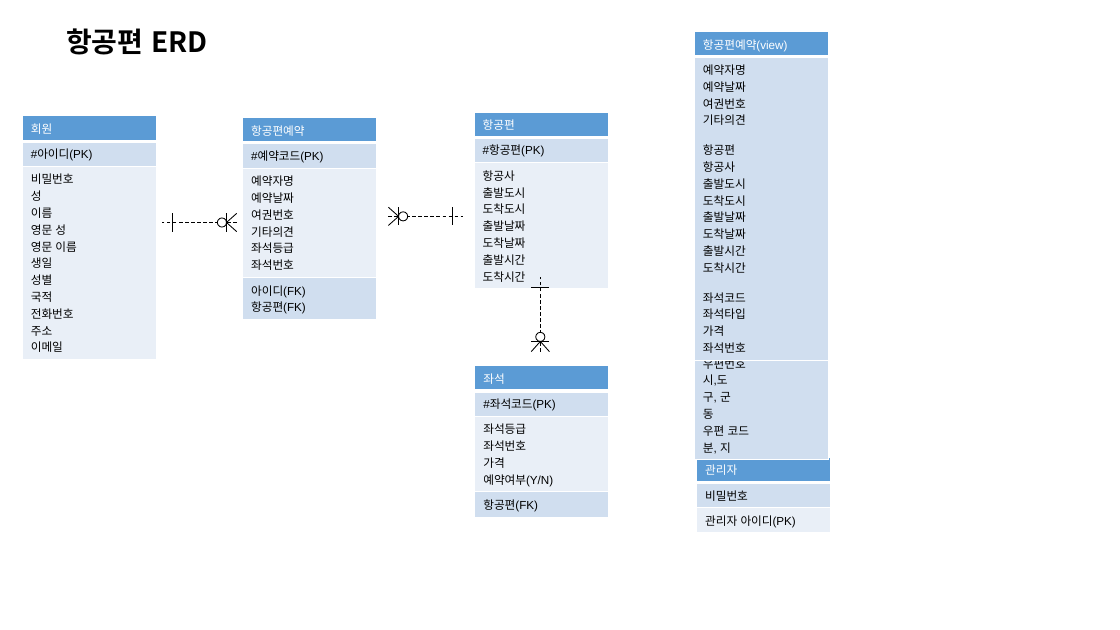
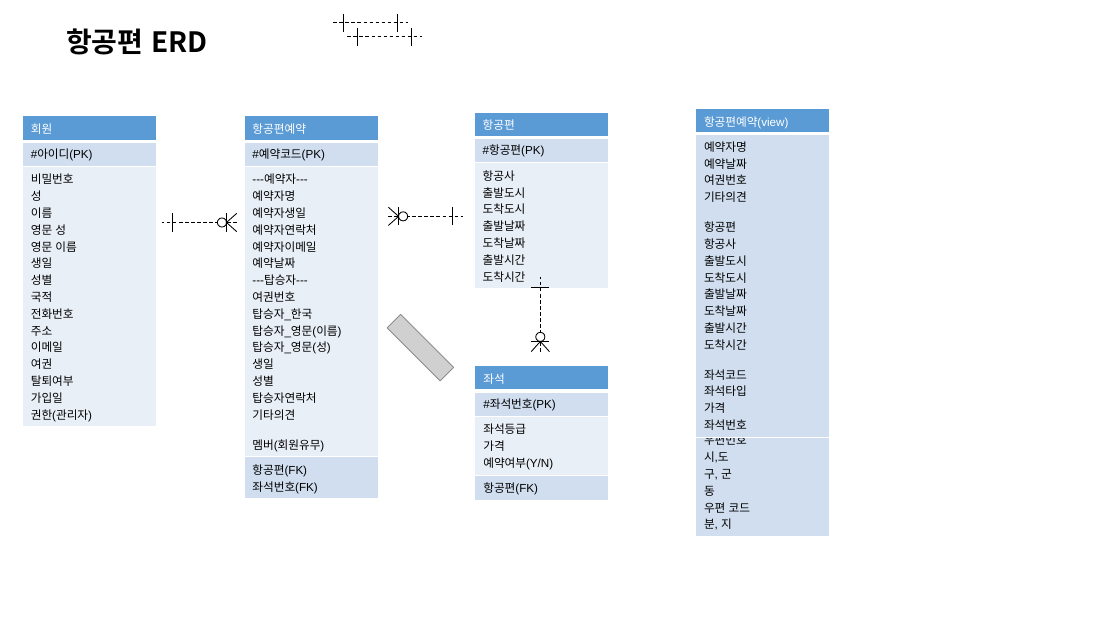
Before and after one commit to tomsnote/portfolio, a slide deck: slide 2 of UML/ERD.pptx. Drawn at 1120x630 pixels with LibreOffice and Linux fonts; fonts in the diff are those of the drawing; grey boxes stand for pictures. Boxes give left, top, right and bottom in pixels: in the first picture for what was removed or moved away, otherwise in the second. Text is boxed around its words. In the diff, an @@ line names an element or a change of style, - is before the commit and + after.

```diff
--- a/UML/ERD.pptx
+++ b/UML/ERD.pptx
@@ line added from (334, 23) to (408, 23), #000000 0.75 pt dashed @@
@@ line added from (344, 13) to (344, 32), #000000 0.75 pt @@
@@ line added from (358, 28) to (358, 46), #000000 0.75 pt @@
@@ line added from (398, 13) to (398, 32), #000000 0.75 pt @@
@@ line added from (412, 28) to (412, 46), #000000 0.75 pt @@
@@ line added from (348, 37) to (422, 37), #000000 0.75 pt dashed @@
@@ table at <box>23,116,156,426</box> @@
-row 3, column 1: 비밀번호 / 성 / 이름 / 영문 성 / 영문 이름 / 생일 / 성별 / 국적 / 전화번호 / 주소 / 이메일
+row 3, column 1: 비밀번호 / 성 / 이름 / 영문 성 / 영문 이름 / 생일 / 성별 / 국적 / 전화번호 / 주소 / 이메일 / 여권 / 탈퇴여부 / 가입일 / 권한(관리자)
@@ table at <box>245,116,378,498</box> @@
-row 3, column 1: 예약자명 / 예약날짜 / 여권번호 / 기타의견 / 좌석등급 / 좌석번호
+row 3, column 1: ---예약자--- / 예약자명 / 예약자생일 / 예약자연락처 / 예약자이메일 / 예약날짜 / ---탑승자--- / 여권번호 / 탑승자_한국 / 탑승자_영문(이름) / 탑승자_영문(성) / 생일 / 성별 / 탑승자연락처 / 기타의견 / 멤버(회원유무)
-row 4, column 1: 아이디(FK) / 항공편(FK)
+row 4, column 1: 항공편(FK) / 좌석번호(FK)
@@ table: place and size @@
-table at <box>695,32,828,373</box>
+table at <box>696,108,829,449</box>
@@ picture added at <box>387,315,454,382</box> @@
@@ table at <box>475,365,608,499</box> @@
-row 2, column 1: #좌석코드(PK)
+row 2, column 1: #좌석번호(PK)
-row 3, column 1: 좌석등급 / 좌석번호 / 가격 / 예약여부(Y/N)
+row 3, column 1: 좌석등급 / 가격 / 예약여부(Y/N)
@@ table: place and size @@
-table at <box>695,325,828,458</box>
+table at <box>696,402,829,534</box>
@@ table removed at <box>697,457,830,532</box>, 3 rows, 1 columns @@
-관리자
-비밀번호
-관리자 아이디(PK)
```
Also in this commit, not shown: 6 other slides changed, 17 other files.
